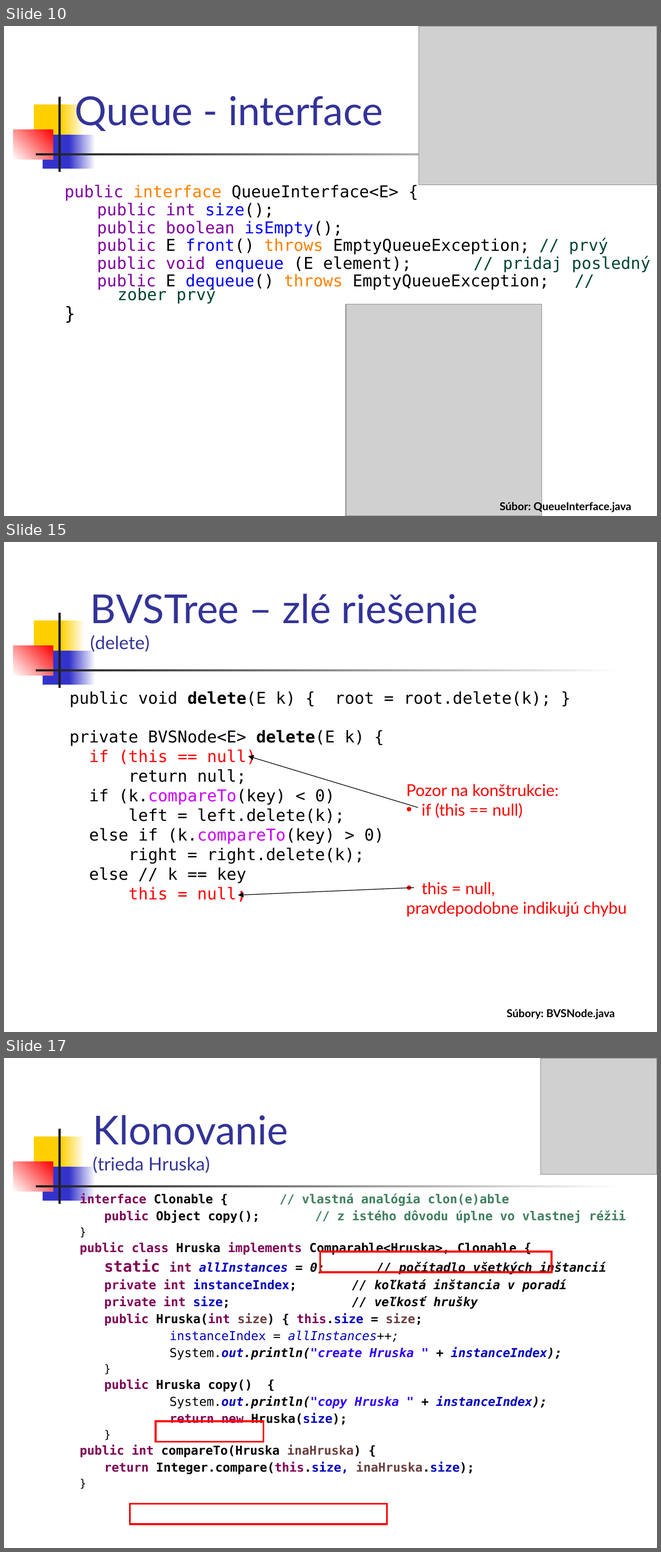
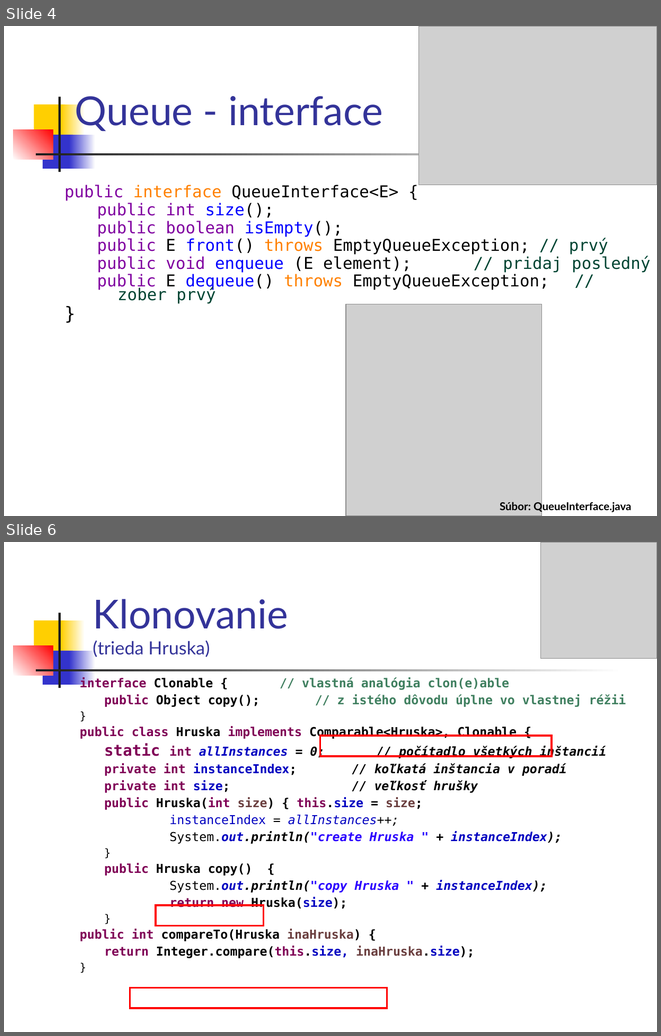
Before and after one commit to Programovanie4/Prednasky, a slide deck: 06/06_java_intro.ppt. Shown one above the other, each under a label of ours: slides 10, 15 and 17 before the commit, slides 4 and 6 after it; the slides between them are not shown. The pictures are 661x1552 and 661x1036 pixels, drawn with LibreOffice and Linux fonts; fonts in the diff are those of the drawing; grey boxes stand for pictures. Boxes give left, top, right and bottom in pixels: in the first picture for what was removed or moved away, otherwise in the second. Text is boxed around its words. In the diff, an @@ line names an element or a change of style, - is before the commit and + after.

```diff
--- a/06/06_java_intro.ppt
+++ b/06/06_java_intro.ppt
@@ slide 15 removed at bbox=[4, 542, 657, 1032], background #FFFFFF; not listed: 7 template elements that a slide beside it also shows @@
@@ title removed at bbox=[90, 593, 478, 652] @@
-BVSTree – zlé riešenie
-(delete)
@@ text removed at bbox=[70, 691, 551, 902] @@
-public void delete(E k) { root = root.delete(k); }
-private BVSNode<E> delete(E k) {
-if (this == null)
-return null;
-if (k.compareTo(key) < 0)
-left = left.delete(k);
-else if (k.compareTo(key) > 0)
-right = right.delete(k);
-else // k == key
-this = null;
@@ arrow removed from (418, 807) to (248, 756) @@
@@ text removed at bbox=[406, 784, 627, 917] @@
-Pozor na konštrukcie:
-• if (this == null)
-• this = null,
-pravdepodobne indikujú chybu
@@ arrow removed from (414, 888) to (238, 894) @@
@@ text removed at bbox=[506, 1008, 615, 1019] @@
-Súbory: BVSNode.java
@@ what was slide 10 is now slide 4 @@
@@ what was slide 17 is now slide 6 @@
```
Also in this commit, not shown: 2 slides changed, 3 slides added, 12 other slides removed, 4 other files.
